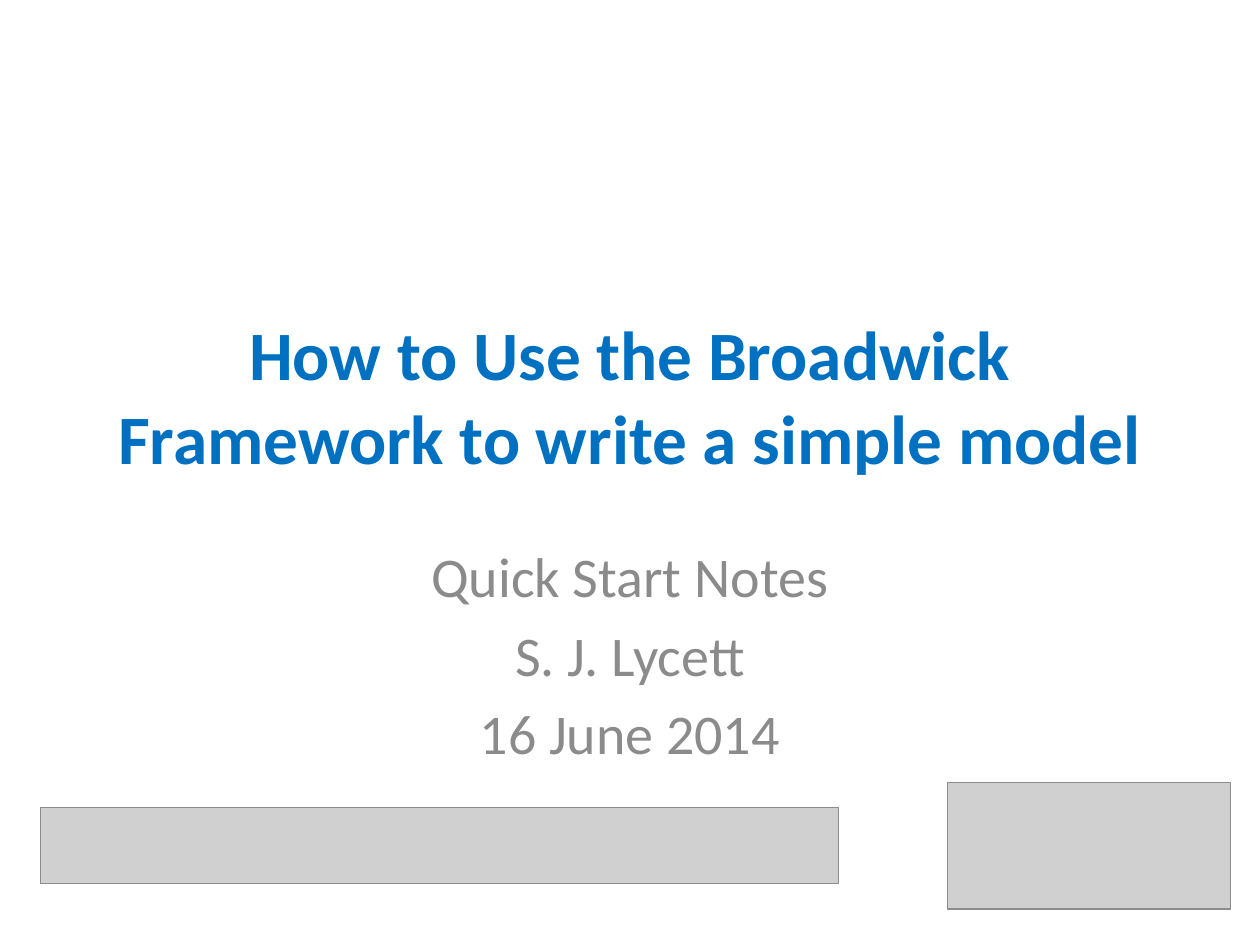
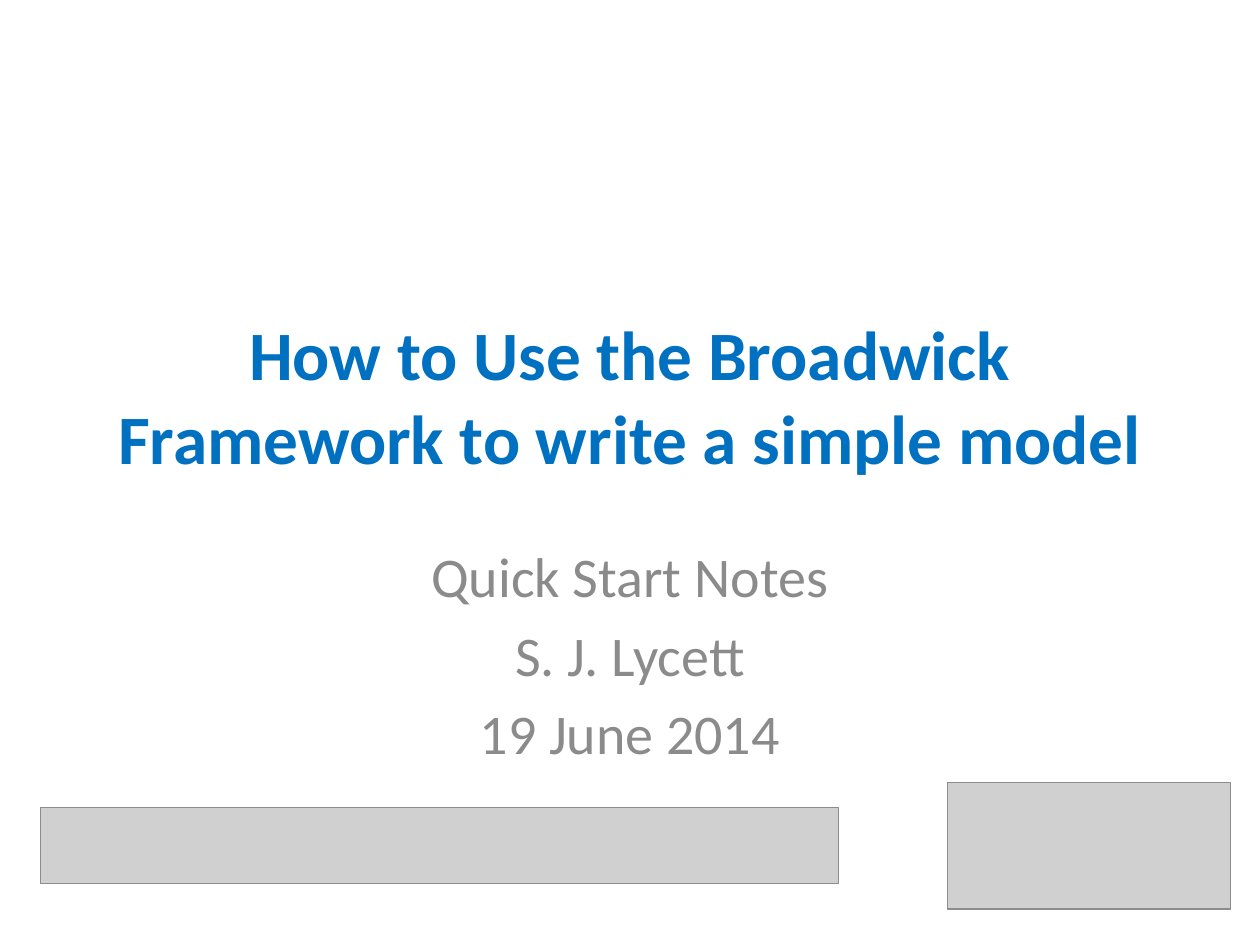
Before and after one commit to EPICScotland/BroadwickExamples, a slide deck: slide 1 of doc/HowTo_WriteBroadwickModel_QuickStart.pptx. Drawn at 1260x945 pixels with LibreOffice and Linux fonts; fonts in the diff are those of the drawing; grey boxes stand for pictures. Boxes give left, top, right and bottom in pixels: in the first picture for what was removed or moved away, otherwise in the second. Text is boxed around its words. In the diff, an @@ line names an element or a change of style, - is before the commit and + after.

```diff
--- a/doc/HowTo_WriteBroadwickModel_QuickStart.pptx
+++ b/doc/HowTo_WriteBroadwickModel_QuickStart.pptx
@@ subtitle at box(480, 718, 779, 755): text changed @@
-16 June 2014
+19 June 2014
```
Also in this commit, not shown: 2 other slides changed, 3 other files.
